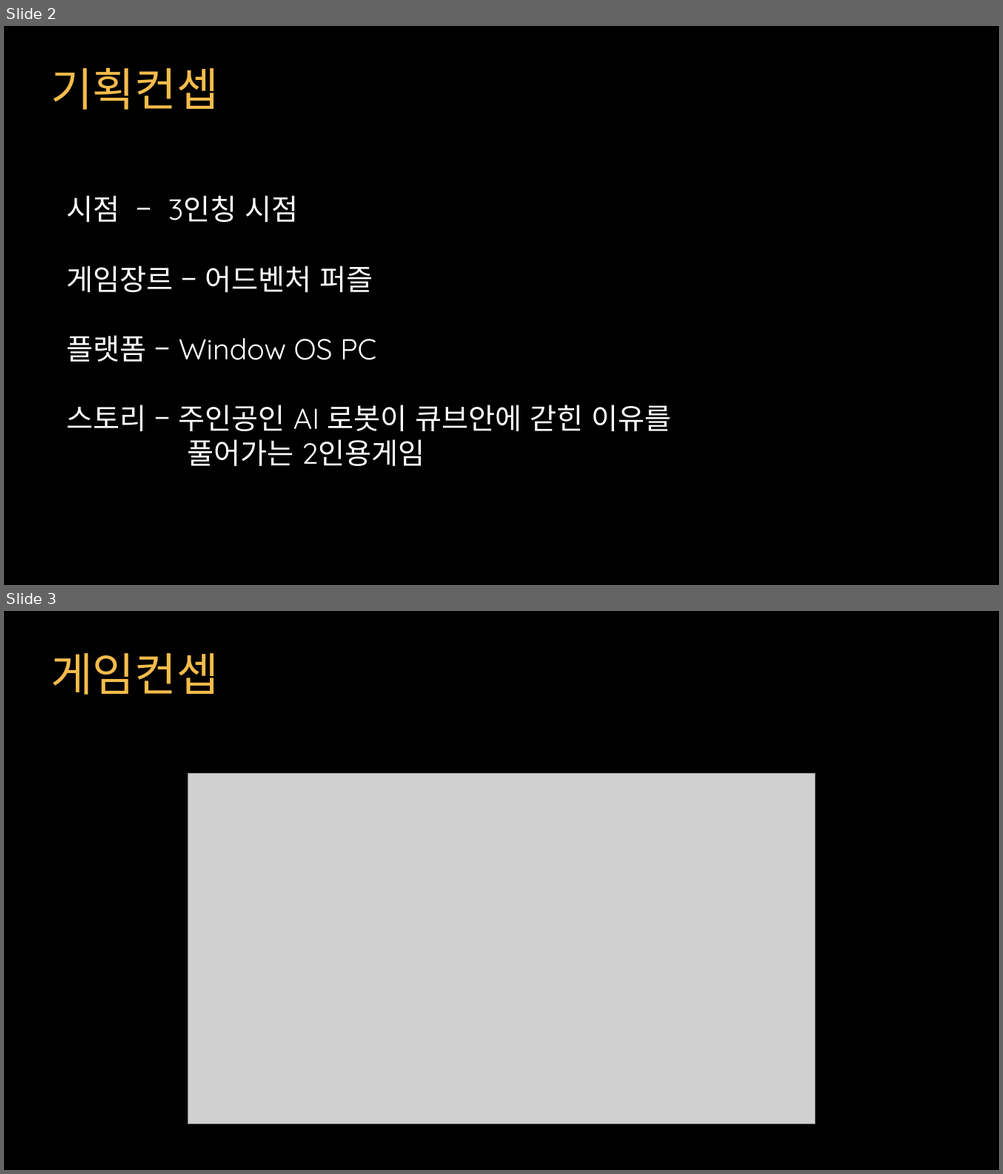
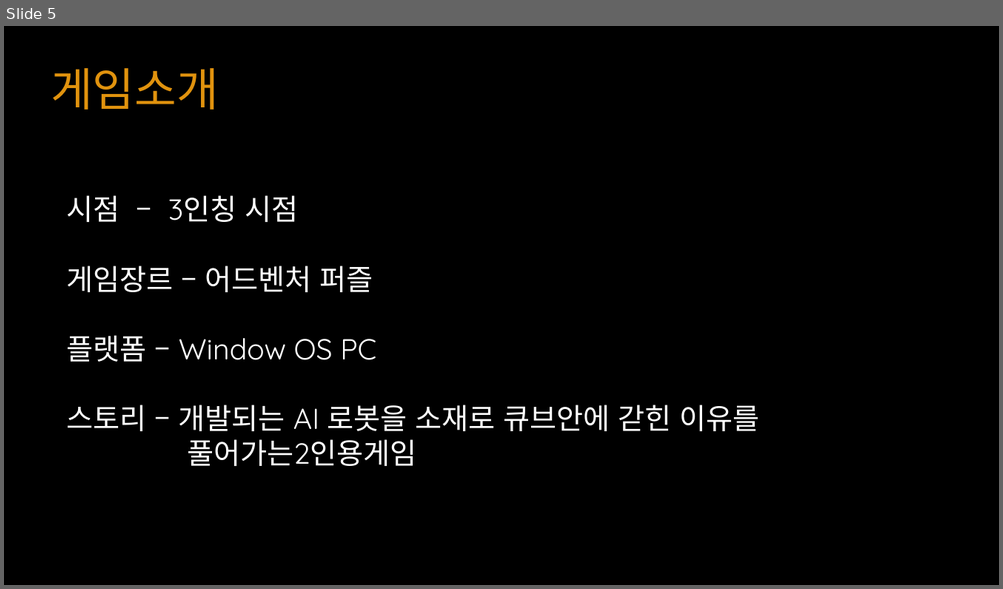
Before and after one commit to YKTeam/Room503, a slide deck: Document/Escape Cube(가제) ppt.pptx. Shown one above the other, each under a label of ours: slides 2 and 3 before the commit, slide 5 after it. The pictures are 1003x1174 and 1003x589 pixels, drawn with LibreOffice and Linux fonts; fonts in the diff are those of the drawing; grey boxes stand for pictures. Boxes give left, top, right and bottom in pixels: in the first picture for what was removed or moved away, otherwise in the second. Text is boxed around its words. In the diff, an @@ line names an element or a change of style, - is before the commit and + after.

```diff
--- a/Document/Escape Cube(가제) ppt.pptx
+++ b/Document/Escape Cube(가제) ppt.pptx
@@ slide 3 removed at (x1=4, y1=611, x2=999, y2=1170), background #000000 @@
@@ text removed at (x1=51, y1=653, x2=219, y2=695) @@
-게임컨셉
@@ picture removed at (x1=188, y1=774, x2=815, y2=1125) @@
@@ what was slide 2 is now slide 5 @@
@@ slide 5 changed as well @@
@@ text at (x1=51, y1=68, x2=219, y2=110): text changed; text colour #F5BC4B to #E1930E @@
-기획컨셉
+게임소개
@@ text at (x1=67, y1=405, x2=760, y2=466): text changed @@
-스토리 – 주인공인 AI 로봇이 큐브안에 갇힌 이유를
-풀어가는 2인용게임
+스토리 – 개발되는 AI 로봇을 소재로 큐브안에 갇힌 이유를
+풀어가는2인용게임
```
Also in this commit, not shown: 1 other slide changed, 11 slides added, 1 other slide removed.
